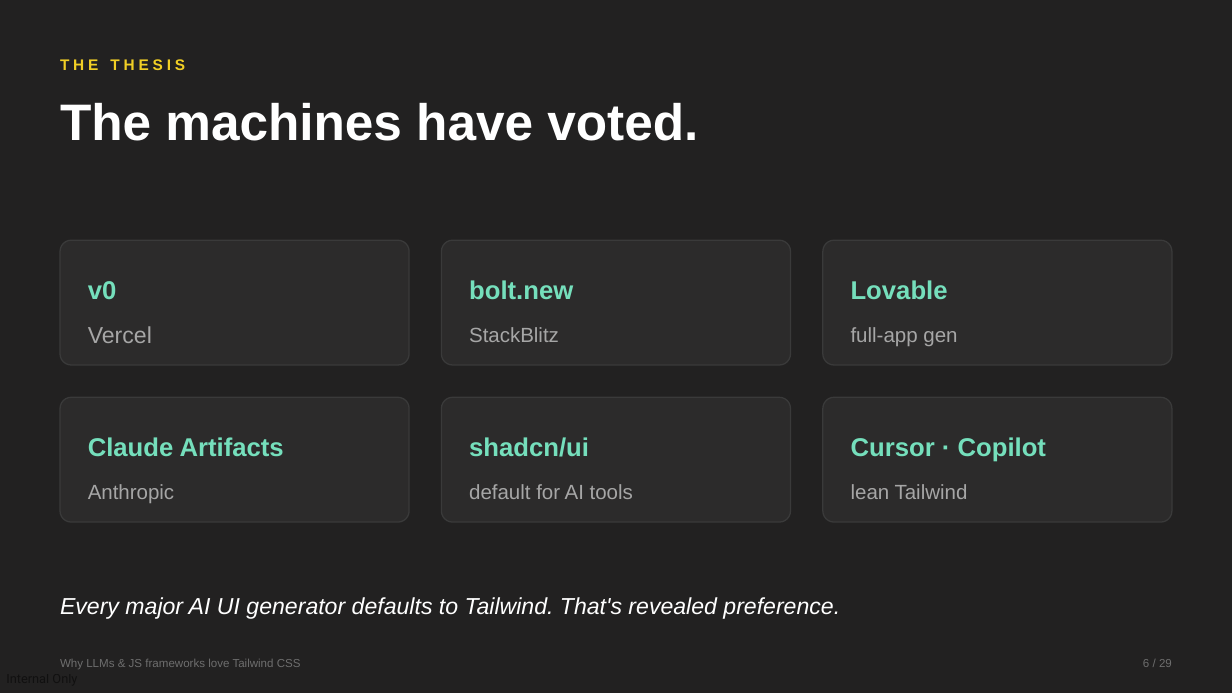
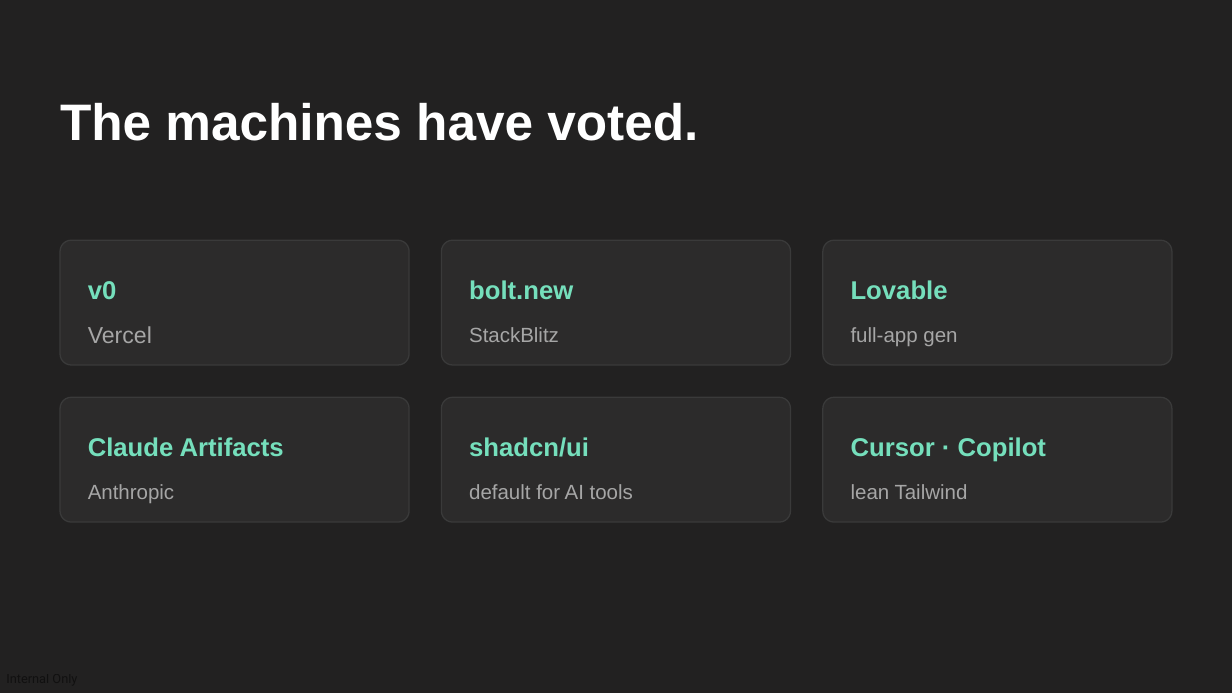
Before and after one commit to devlinduldulao/llm-loves-tailwind-and-js, a slide deck: slide 6 of why-llms-love-tailwind-conf.pptx. Drawn at 1232x693 pixels with LibreOffice and Linux fonts; fonts in the diff are those of the drawing. Boxes give left, top, right and bottom in pixels: in the first picture for what was removed or moved away, otherwise in the second. Text is boxed around its words. In the diff, an @@ line names an element or a change of style, - is before the commit and + after.

```diff
--- a/why-llms-love-tailwind-conf.pptx
+++ b/why-llms-love-tailwind-conf.pptx
@@ text removed at [60, 59, 185, 70] @@
-THE THESIS
@@ text removed at [60, 597, 840, 619] @@
-Every major AI UI generator defaults to Tailwind. That's revealed preference.
@@ text removed at [60, 659, 301, 669] @@
-Why LLMs & JS frameworks love Tailwind CSS
@@ text removed at [1143, 659, 1172, 667] @@
-6 / 29
```
Also in this commit, not shown: 26 other slides changed.
